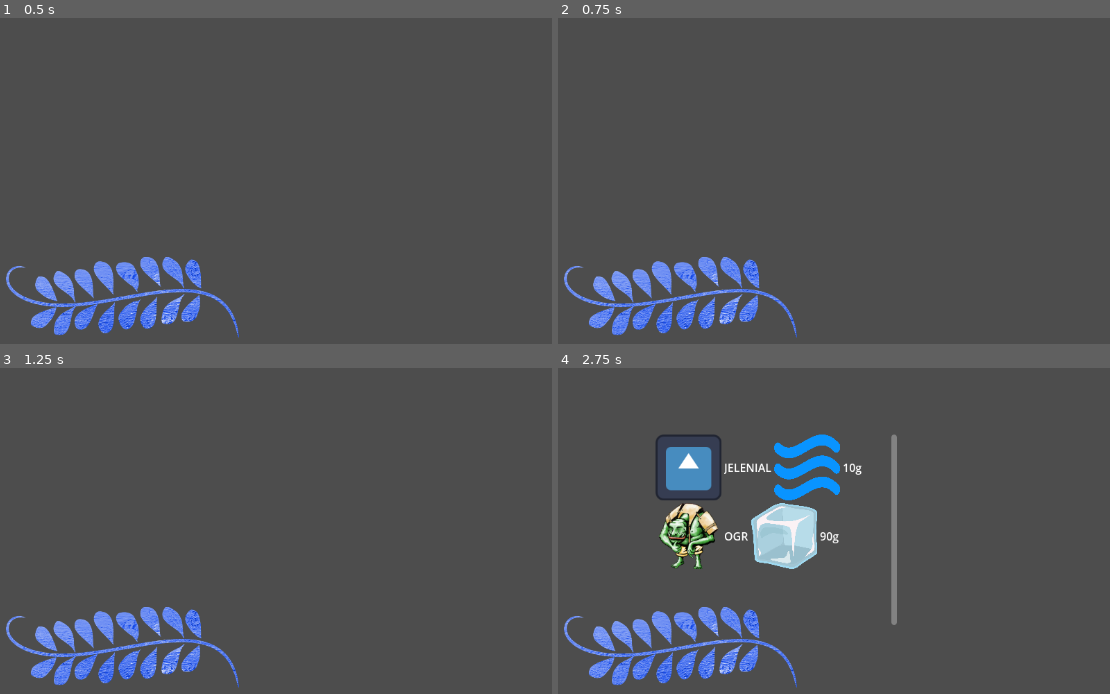
Above: before the commit, frames 1-4 (two rows, left to right).
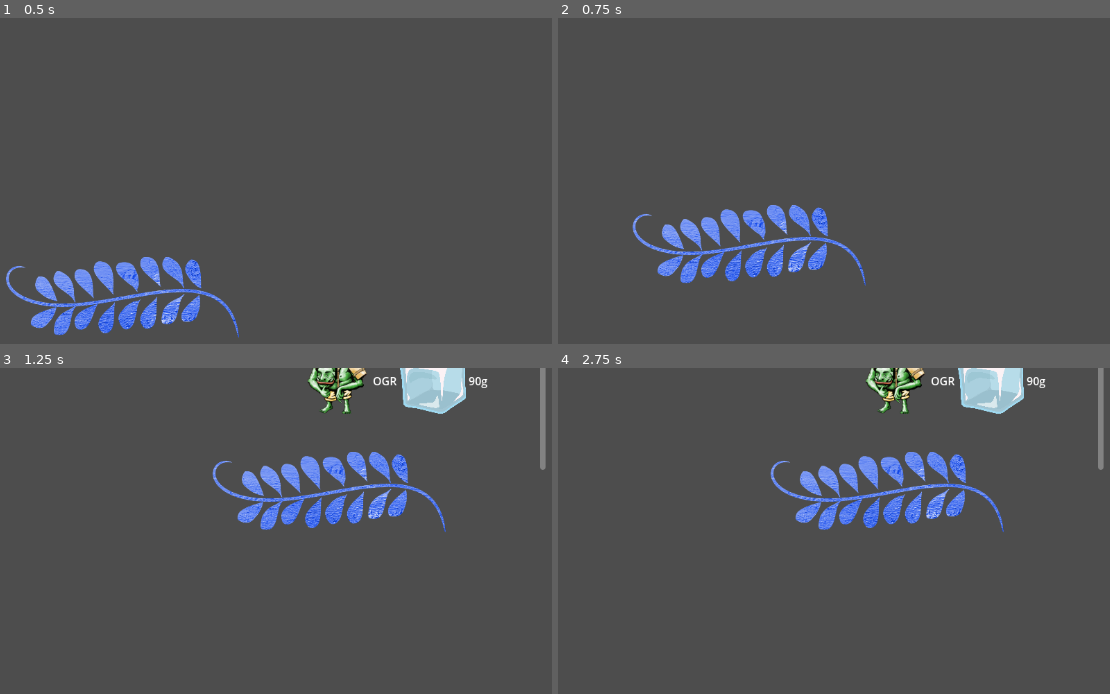
Above: after the commit, the same moments.

Repository: Gutek8134/poison-craft
Game: Godot game, scene res://scenes/prefabs/ingredients/Blue Leaf.tscn
Two runs of this game, one before a commit and one after it. Both use one fixed random seed, a clock stepped at 60 frames per second and the inputs below. The project has no main scene, so this scene is started directly. The engine's default icon, where the game draws it, is replaced by a stand-in: a white triangle on a blue panel in a dark square.
Inputs (mouse positions are in pixels of both pictures, inside the frame that each line leads up to):
- Up to frame 1 (0.5 s): no input
- Up to frame 2 (0.75 s): tap Enter at 0.5 s; drag from (684, 298) to (889, 145) at 0.52 s
- Up to frame 3 (1.25 s): no input
- Up to frame 4 (2.75 s): drag from (651, 615) to (767, 680) at 1.27 s; move the mouse to (778, 527) at 2.02 s; hold Shift from 2.03 s (still down); click (778, 527) at 2.17 s

Frame 1 is identical in both runs. In frame 2, 6.7% of the frame differs, in the area x 1-56%, y 57-99%; in frame 3, 10%; in frame 4, 17%, in the area x 1-99%, y 0-99%.

Commit message:
Added dragging functionality

Diff:
--- a/scripts/ingredient.gd
+++ b/scripts/ingredient.gd
@@ -12,6 +12,7 @@
 @onready var container := $Container as SubstanceContainer
 var __mouse_hovering_over := false
 var __mouse_hovering_over_container := false
+var __dragging := false
 var __container_show_timer: SceneTreeTimer
 var __container_hide_timer: SceneTreeTimer
 
@@ -44,11 +45,12 @@
 
 	__container_show_timer = get_tree().create_timer(time_to_show_container)
 	await __container_show_timer.timeout
-	if __mouse_hovering_over:
+	if __mouse_hovering_over and not __dragging:
 		container.visible = true
 
 func _on_mouse_exited() -> void:
 	__mouse_hovering_over = false
+	__dragging = false
 
 	if not container.visible:
 		if __container_show_timer:
@@ -82,3 +84,18 @@
 	await __container_hide_timer.timeout
 	if not __mouse_hovering_over and not __mouse_hovering_over_container:
 		container.visible = false
+
+func _on_input_event(_viewport: Node, event: InputEvent, _shape_idx: int):
+	if event is InputEventMouseButton:
+		if event.button_index == MOUSE_BUTTON_LEFT:
+			__dragging = event.pressed
+			if event.pressed:
+				container.visible = false
+			else:
+				__container_show_timer = get_tree().create_timer(time_to_show_container)
+				await __container_show_timer.timeout
+				if __mouse_hovering_over and not __dragging:
+					container.visible = true
+
+	if __dragging and event is InputEventMouseMotion:
+		position += event.get_screen_relative()
